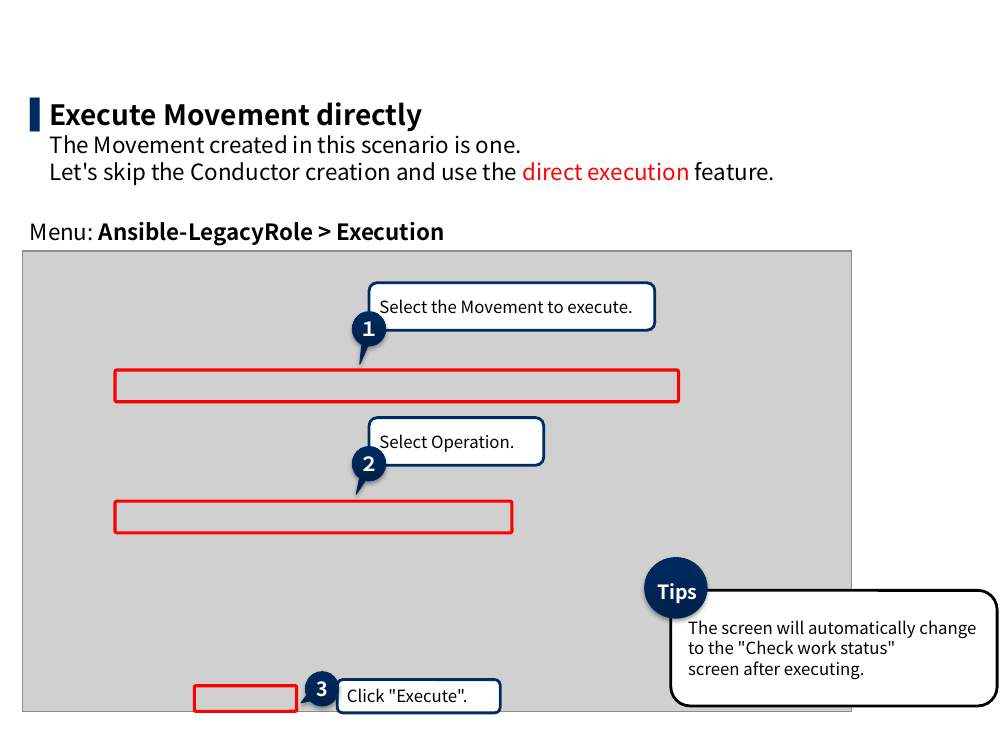
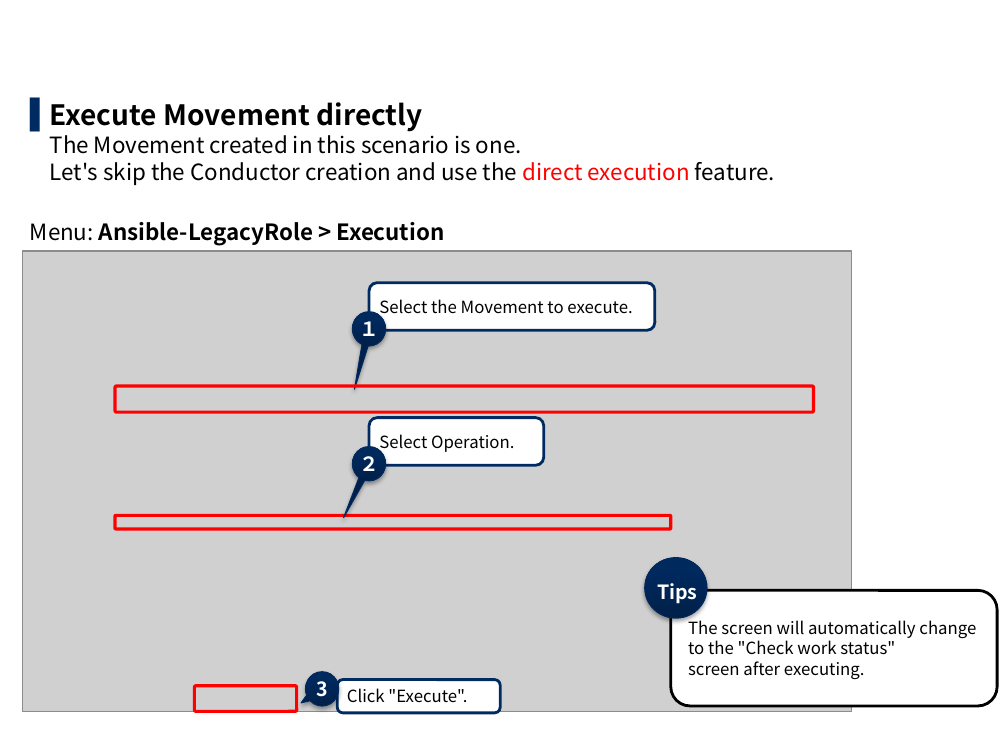
Before and after one commit to exastro-suite/it-automation-docs, a slide deck: slide 42 of asset/Learn/ITA-Ansible-Driver_en_practice.pptx. Drawn at 1008x756 pixels with LibreOffice and Linux fonts; fonts in the diff are those of the drawing; grey boxes stand for pictures; background and template pictures are left out. Boxes give left, top, right and bottom in pixels: in the first picture for what was removed or moved away, otherwise in the second. Text is boxed around its words. In the diff, an @@ line names an element or a change of style, - is before the commit and + after.

```diff
--- a/asset/Learn/ITA-Ansible-Driver_en_practice.pptx
+++ b/asset/Learn/ITA-Ansible-Driver_en_practice.pptx
@@ rounded rectangle: place and size @@
-rounded rectangle at (115, 370, 678, 402)
+rounded rectangle at (115, 386, 813, 412)
@@ speech bubble "２" at (353, 447, 386, 481): proportions changed @@
@@ rounded rectangle: place and size @@
-rounded rectangle at (115, 501, 512, 533)
+rounded rectangle at (115, 515, 670, 528)
```
Also in this commit, not shown: 29 other slides changed, 1 other file.
